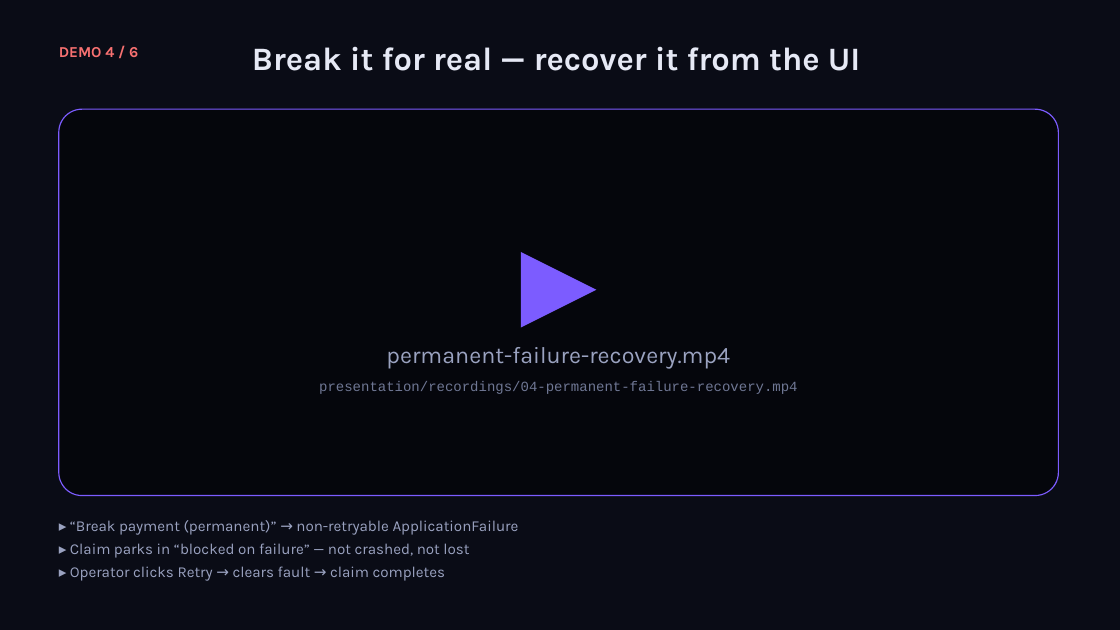
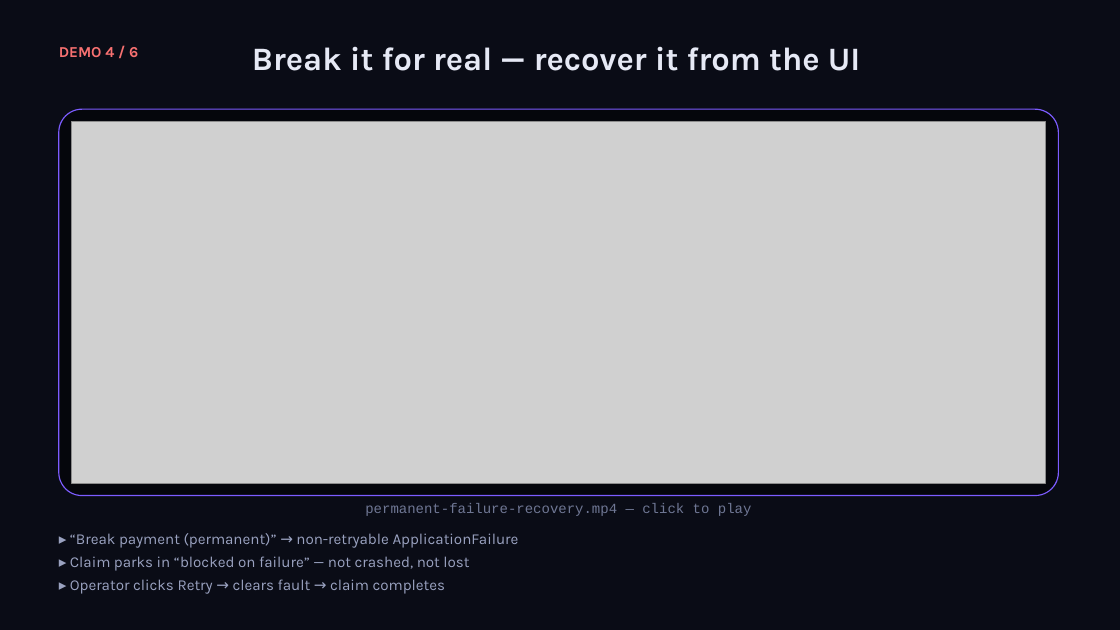
Before and after one commit to simy307/temporal-claims-demo, a slide deck: slide 21 of presentation/Lifting-the-Veil-Temporal-Talk.pptx. Drawn at 1120x630 pixels with LibreOffice and Linux fonts; fonts in the diff are those of the drawing; grey boxes stand for pictures. Boxes give left, top, right and bottom in pixels: in the first picture for what was removed or moved away, otherwise in the second. Text is boxed around its words. In the diff, an @@ line names an element or a change of style, - is before the commit and + after.

```diff
--- a/presentation/Lifting-the-Veil-Temporal-Talk.pptx
+++ b/presentation/Lifting-the-Veil-Temporal-Talk.pptx
@@ picture added at (71,122,1046,483) @@
@@ triangle removed at (521,252,597,328) @@
@@ text removed at (319,381,797,394) @@
-presentation/recordings/04-permanent-failure-recovery.mp4
@@ text at (365,503,752,516): text changed; size 20 to 12 pt; font Karla to Courier New; text colour #9AA2C0 to #6F7794 @@
-permanent-failure-recovery.mp4
+permanent-failure-recovery.mp4 — click to play
@@ text "▸ “Break payment (permanent)” → ...": place and size @@
-text "▸ “Break payment (permanent)” → ..." at (70,520,519,581)
+text "▸ “Break payment (permanent)” → ..." at (70,533,519,594)
```
Also in this commit, not shown: 6 other slides changed, 1 other file.
